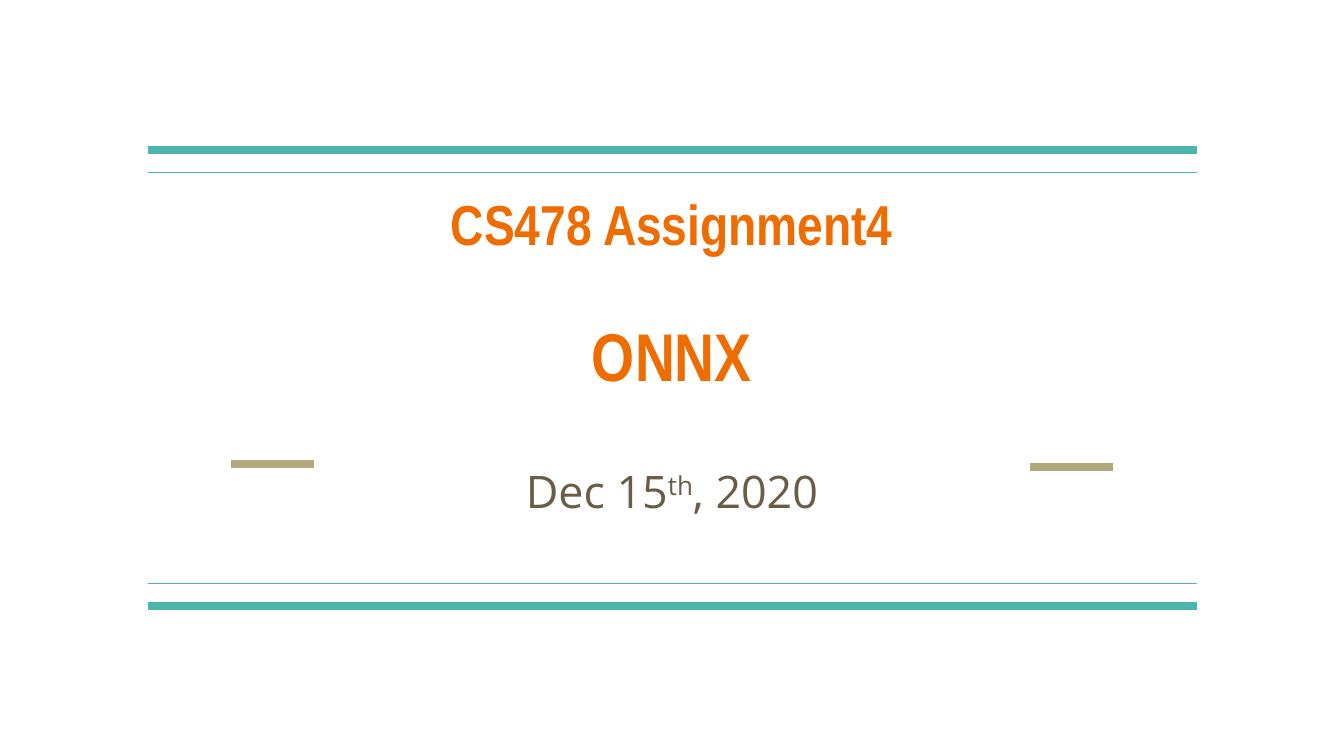
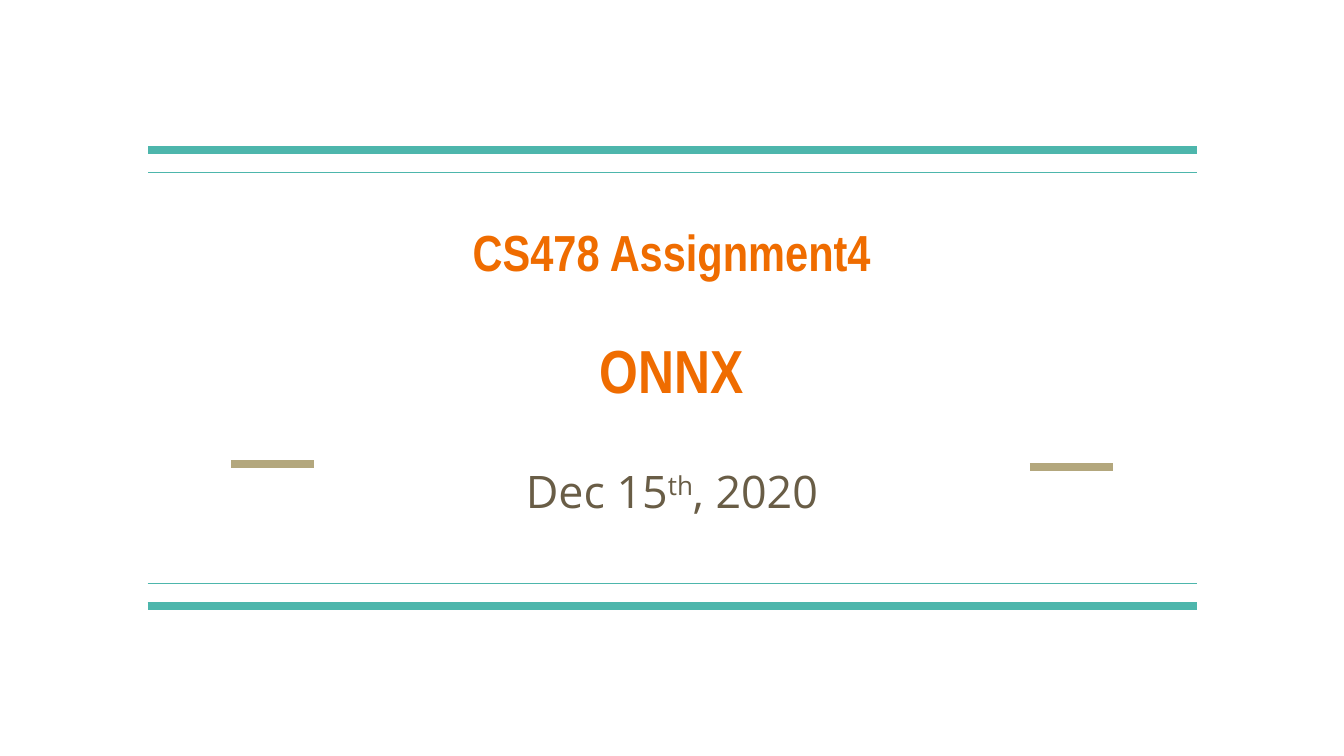
Before and after one commit to jaabaal/ONNX_Report, a slide deck: slide 1 of Assignment4_Part2_Presentation_Template .pptx. Drawn at 1344x756 pixels with LibreOffice and Linux fonts; fonts in the diff are those of the drawing. Boxes give left, top, right and bottom in pixels: in the first picture for what was removed or moved away, otherwise in the second. Text is boxed around its words. In the diff, an @@ line names an element or a change of style, - is before the commit and + after.

```diff
--- a/Assignment4_Part2_Presentation_Template .pptx
+++ b/Assignment4_Part2_Presentation_Template .pptx
@@ title "CS478 Assignment4" at [473, 234, 871, 394]: size 40.2 to 36.2 pt in "CS478 Assignment4"; size 48.2 to 43.4 pt in "ONNX" @@
```
Also in this commit, not shown: 1 other slide changed, 2 other files.
